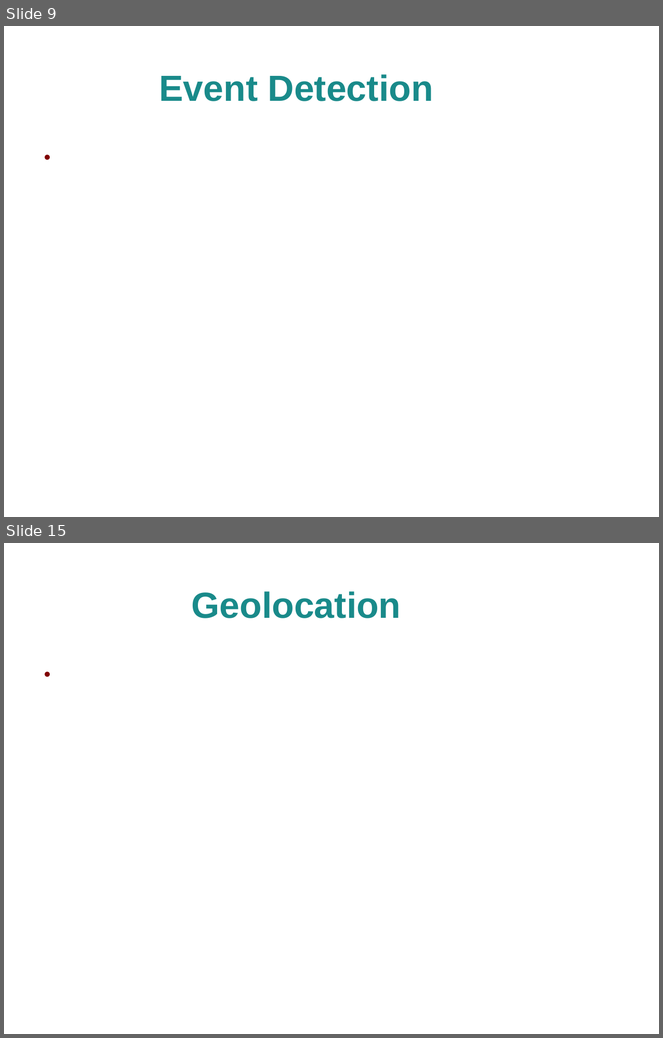
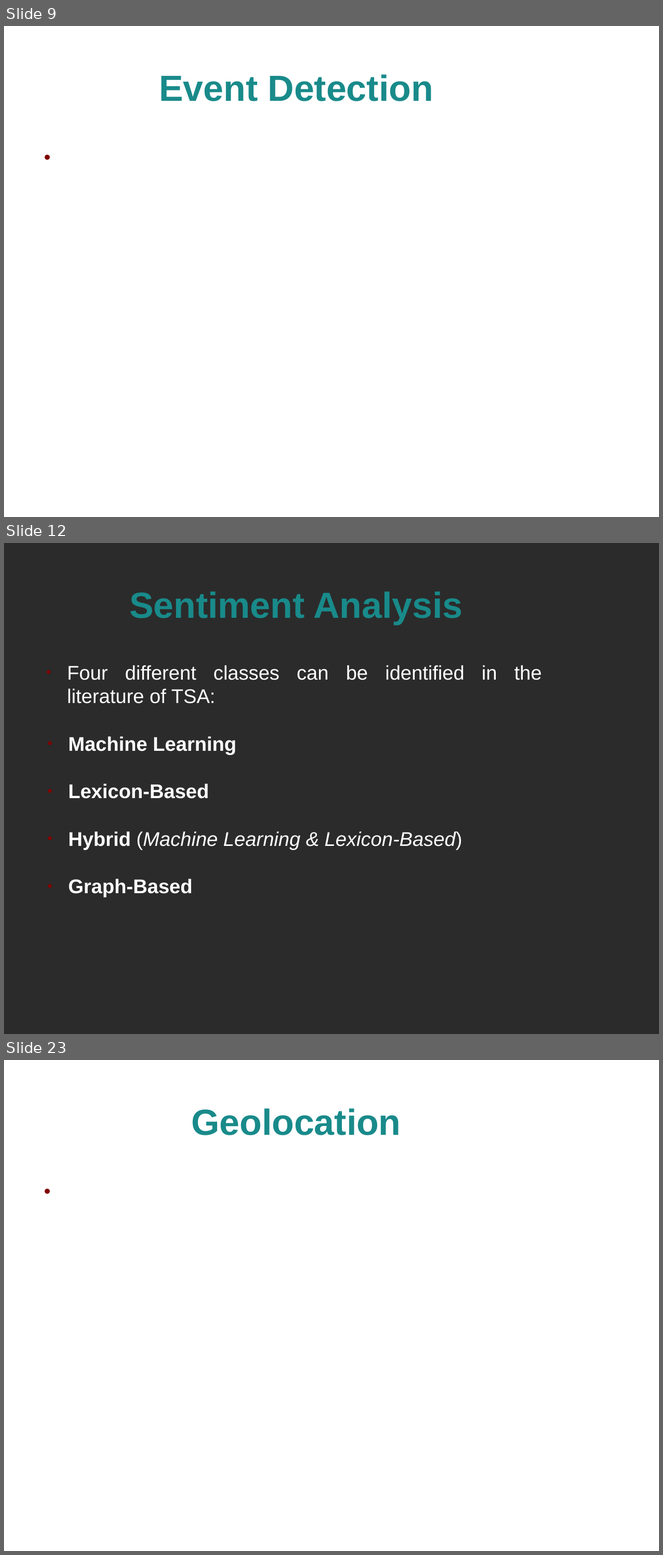
Before and after one commit to alextsil/twitter-topic-detection-and-analysis, a slide deck: parousiasi/presentation.odp. Shown one above the other, each under a label of ours: slides 9 and 15 before the commit, slides 9, 12 and 23 after it; the slides between them are not shown. The pictures are 663x1038 and 663x1555 pixels, drawn with LibreOffice and Linux fonts; fonts in the diff are those of the drawing; background and template pictures are left out; a plain dark background stands for a picture behind light text. Boxes give left, top, right and bottom in pixels: in the first picture for what was removed or moved away, otherwise in the second. Text is boxed around its words. In the diff, an @@ line names an element or a change of style, - is before the commit and + after.

Commit message:
added sentiment slides

```diff
--- a/parousiasi/presentation.odp
+++ b/parousiasi/presentation.odp
@@ slide 12 added at box(4, 543, 659, 1034), background picture (left out) @@
@@ title added at box(129, 591, 463, 625), 44 pt, text #198A8A, bold @@
+Sentiment Analysis
@@ text added at box(67, 665, 542, 898), 24 pt, text #FFFFFF @@
+● Four different classes can be identified in the literature of TSA:
+● Machine Learning
+● Lexicon-Based
+● Hybrid (Machine Learning & Lexicon-Based)
+● Graph-Based
@@ what was slide 15 is now slide 23 @@
```
Also in this commit, not shown: 1 slide changed, 12 other slides added, 5 slides removed.
